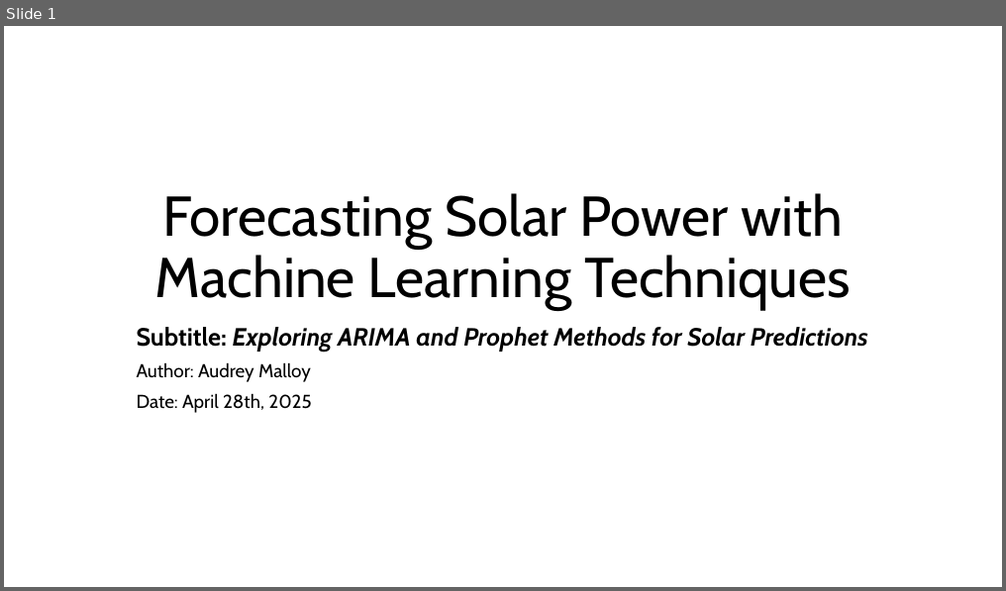
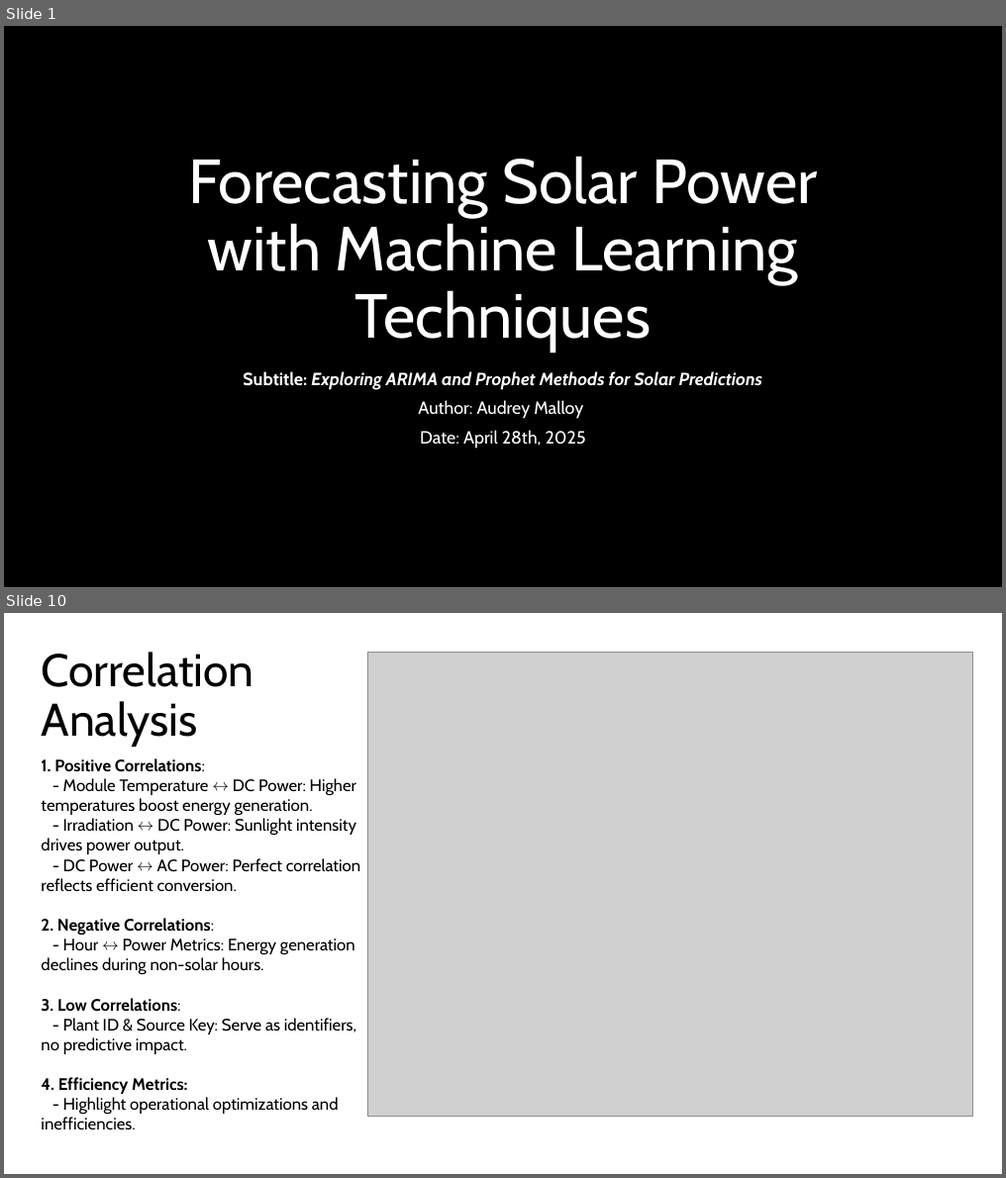
Before and after one commit to audreymalloy/Springboard_DataScience, a slide deck: Capstone-3-Solar/Documentation/Capstone_3_Final_Presentation_Malloy.pptx. Shown one above the other, each under a label of ours: slide 1 before the commit, slides 1 and 10 after it; the slides between them are not shown. The pictures are 1006x591 and 1006x1178 pixels, drawn with LibreOffice and Linux fonts; fonts in the diff are those of the drawing; grey boxes stand for pictures; background and template pictures are left out. Boxes give left, top, right and bottom in pixels: in the first picture for what was removed or moved away, otherwise in the second. Text is boxed around its words. In the diff, an @@ line names an element or a change of style, - is before the commit and + after.

```diff
--- a/Capstone-3-Solar/Documentation/Capstone_3_Final_Presentation_Malloy.pptx
+++ b/Capstone-3-Solar/Documentation/Capstone_3_Final_Presentation_Malloy.pptx
@@ slide 10 added at bbox=[4, 613, 1002, 1174], background #FFFFFF @@
@@ title added at bbox=[42, 652, 254, 747], 44 pt, text #000000 @@
+Correlation Analysis
@@ picture added at bbox=[368, 652, 973, 1117] @@
@@ text added at bbox=[41, 759, 360, 1130], 16 pt, text #000000 @@
+1. Positive Correlations:
+- Module Temperature ↔ DC Power: Higher temperatures boost energy generation.
+- Irradiation ↔ DC Power: Sunlight intensity drives power output.
+- DC Power ↔ AC Power: Perfect correlation reflects efficient conversion.
+2. Negative Correlations:
+- Hour ↔ Power Metrics: Energy generation declines during non-solar hours.
+3. Low Correlations:
+- Plant ID & Source Key: Serve as identifiers, no predictive impact.
+4. Efficiency Metrics:
+- Highlight operational optimizations and inefficiencies.
@@ slide 1 changed as well @@
@@ background #FFFFFF to picture (left out) @@
@@ title "Forecasting Solar Power with Machine ..." at bbox=[188, 156, 817, 352]: size 54 to 60 pt, text colour #000000 to #FFFFFF @@
@@ subtitle "Subtitle: Exploring ARIMA and Prophet ...": place and size @@
-subtitle "Subtitle: Exploring ARIMA and Prophet ..." at bbox=[137, 327, 868, 413]
+subtitle "Subtitle: Exploring ARIMA and Prophet ..." at bbox=[243, 372, 762, 449]
@@ subtitle "Subtitle: Exploring ARIMA and Prophet ..." at bbox=[243, 372, 762, 449]: size 24 to 17 pt in "Subtitle: Exploring ARIMA and Prophet Methods for ..."; text colour #000000 to #FFFFFF; size 18 to 17 pt in "Author: Audrey Malloy", "Date: April 28th, 2025"; alignment left to centre @@
```
Also in this commit, not shown: 18 other slides added, 8 slides removed, 2 other files.
